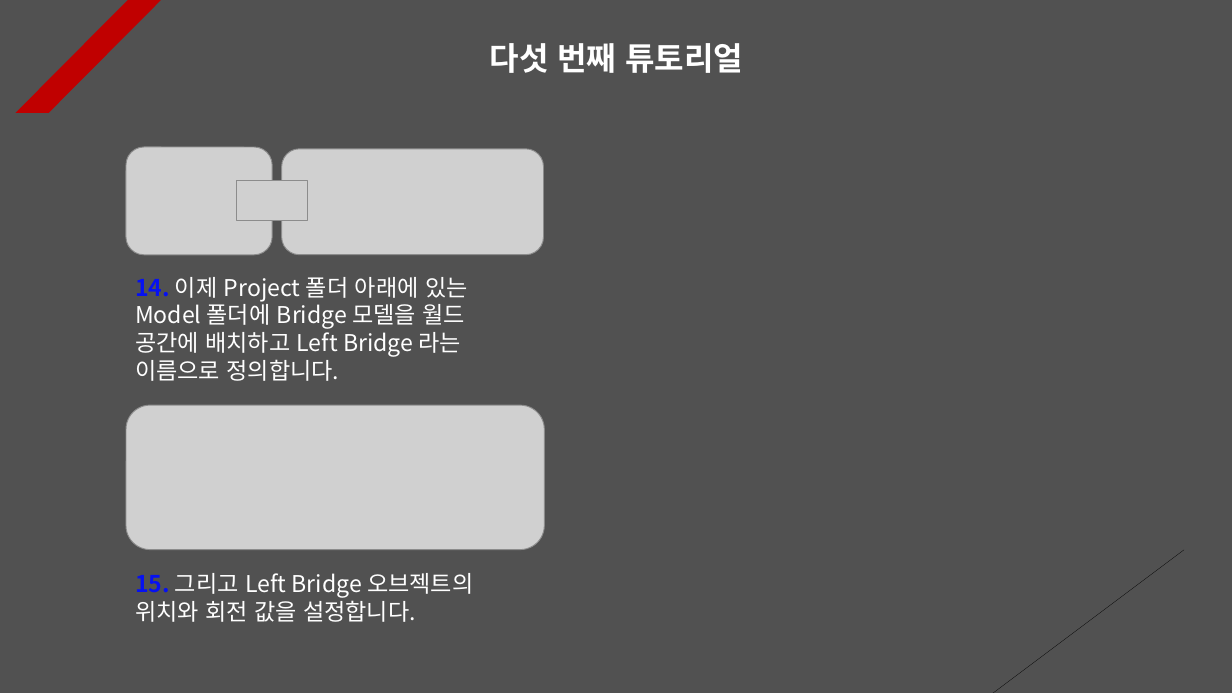
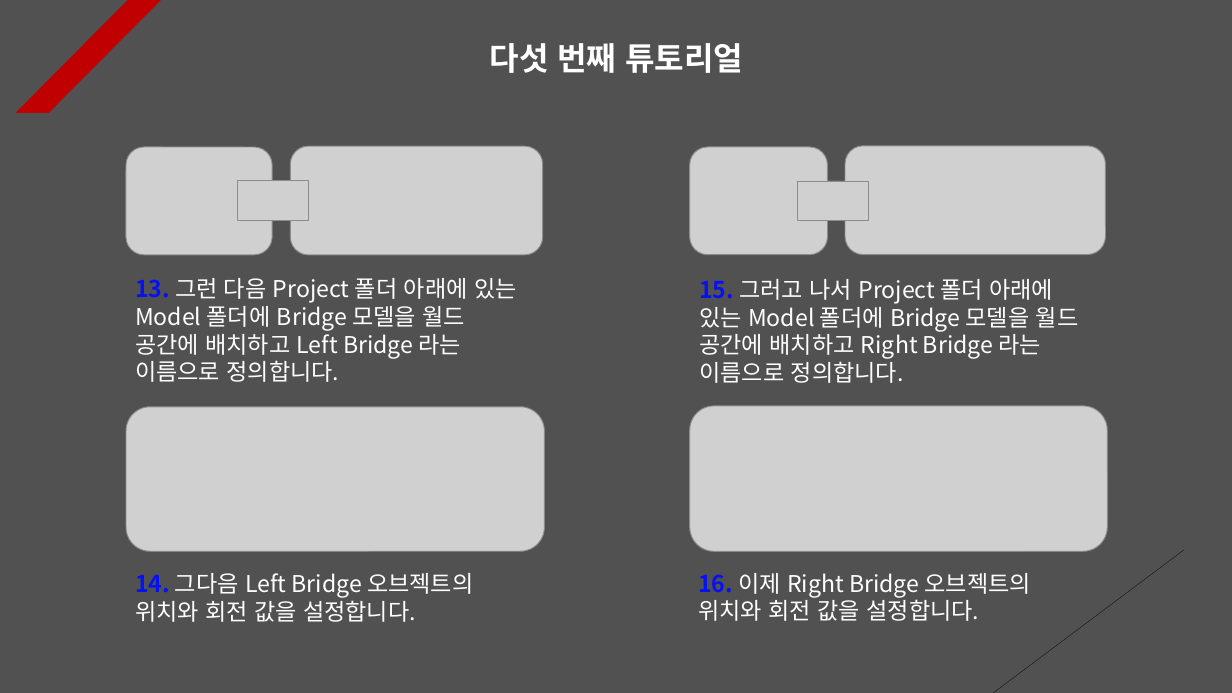
Before and after one commit to Unity2033/3D-UnityEngine, a slide deck: slide 6 of Assets/Class/NavMesh Agent/PPT Data/NavMesh Agent Example.pptx. Drawn at 1232x693 pixels with LibreOffice and Linux fonts; fonts in the diff are those of the drawing; grey boxes stand for pictures. Boxes give left, top, right and bottom in pixels: in the first picture for what was removed or moved away, otherwise in the second. Text is boxed around its words. In the diff, an @@ line names an element or a change of style, - is before the commit and + after.

```diff
--- a/Assets/Class/NavMesh Agent/PPT Data/NavMesh Agent Example.pptx
+++ b/Assets/Class/NavMesh Agent/PPT Data/NavMesh Agent Example.pptx
@@ picture: place and size @@
-picture at [282, 149, 543, 255]
+picture at [290, 146, 543, 255]
@@ picture added at [689, 147, 827, 255] @@
@@ picture added at [846, 146, 1106, 255] @@
@@ picture added at [798, 181, 870, 221] @@
@@ text at [135, 278, 517, 382]: text changed @@
-14. 이제 Project 폴더 아래에 있는 Model 폴더에 Bridge 모델을 월드 공간에 배치하고 Left Bridge 라는 이름으로 정의합니다.
+13. 그런 다음 Project 폴더 아래에 있는 Model 폴더에 Bridge 모델을 월드 공간에 배치하고 Left Bridge 라는 이름으로 정의합니다.
@@ text added at [699, 279, 1079, 383], 18 pt, text #FFFFFF @@
+15. 그러고 나서 Project 폴더 아래에 있는 Model 폴더에 Bridge 모델을 월드 공간에 배치하고 Right Bridge 라는 이름으로 정의합니다.
@@ picture added at [689, 406, 1107, 551] @@
@@ text at [135, 573, 473, 622]: text changed @@
-15. 그리고 Left Bridge 오브젝트의 위치와 회전 값을 설정합니다.
+14. 그다음 Left Bridge 오브젝트의 위치와 회전 값을 설정합니다.
@@ text added at [698, 573, 1031, 621], 18 pt, text #FFFFFF @@
+16. 이제 Right Bridge 오브젝트의 위치와 회전 값을 설정합니다.
```
Also in this commit, not shown: 9 other slides changed, 5 slides added, 2 slides removed, 16 other files.
